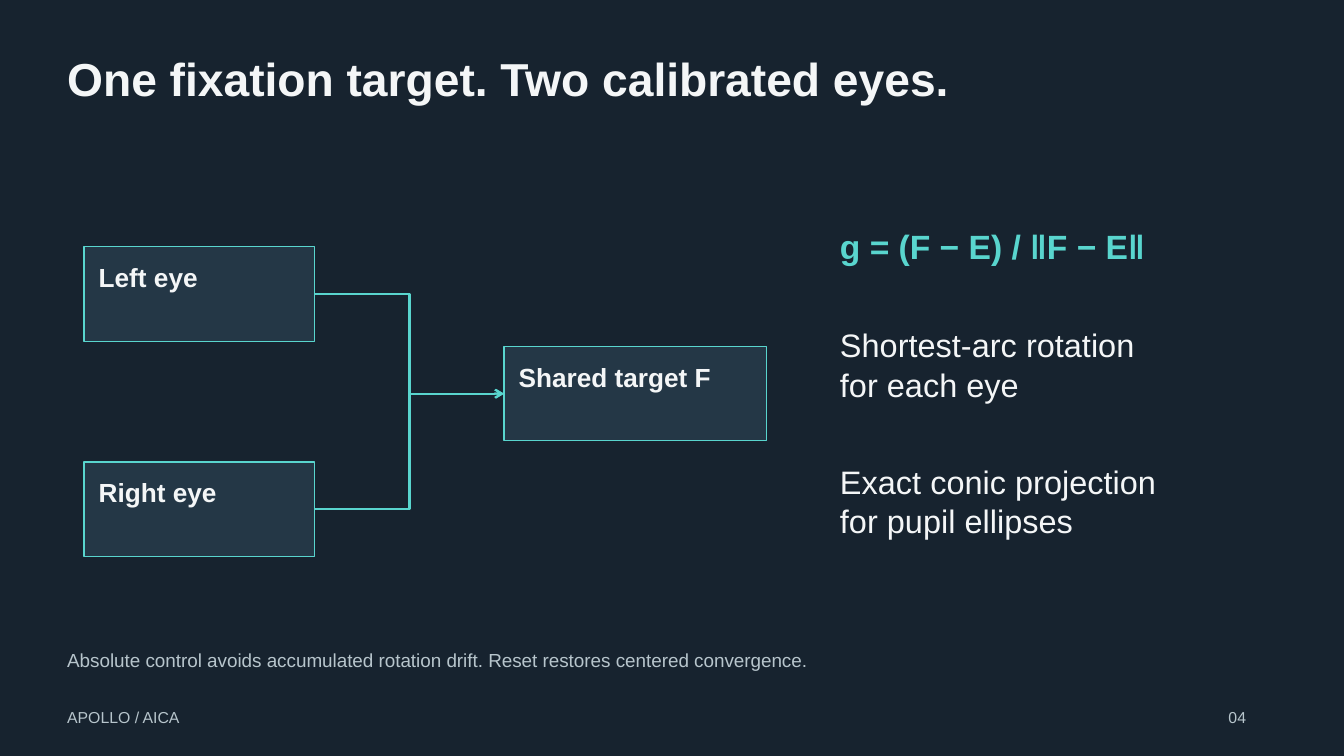
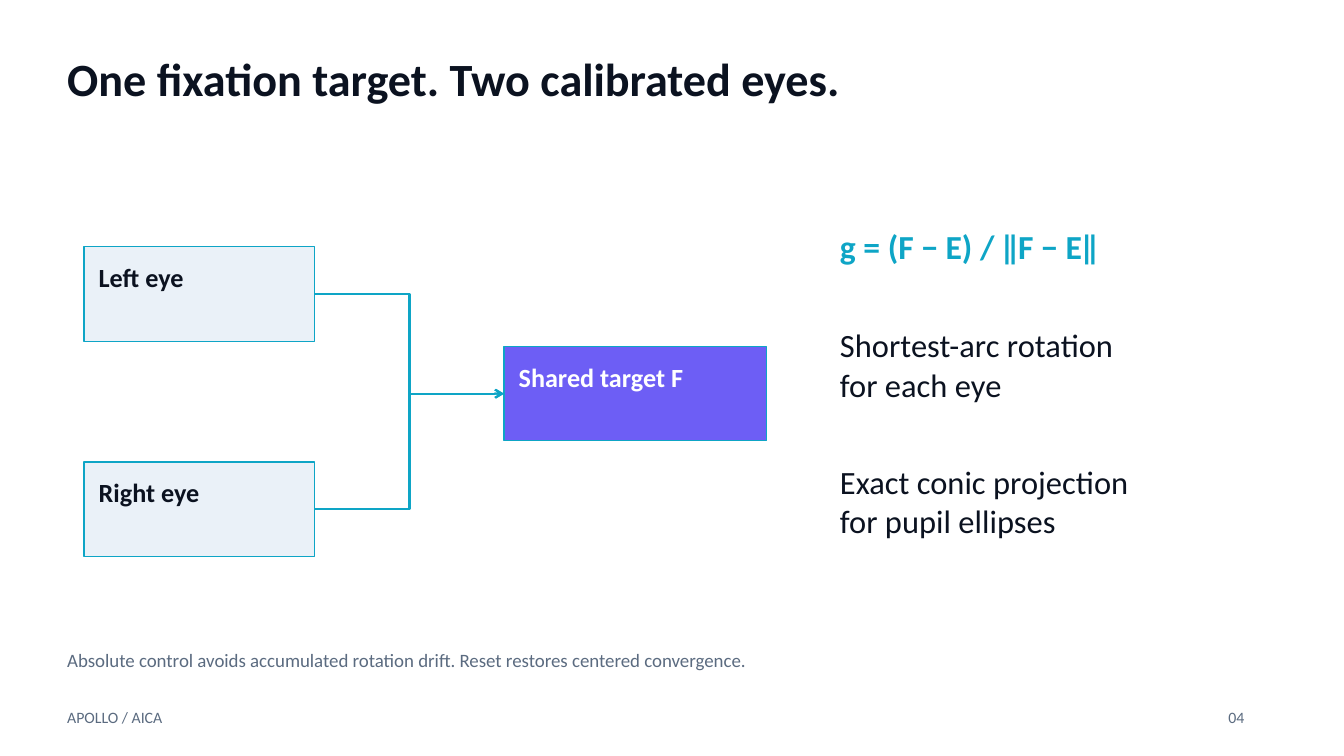
Before and after one commit to Eldo-John-Giby/Apollo, a slide deck: slide 4 of Apollo_SamsungXR_Presentation.pptx. Drawn at 1344x756 pixels with LibreOffice and Linux fonts; fonts in the diff are those of the drawing. Boxes give left, top, right and bottom in pixels: in the first picture for what was removed or moved away, otherwise in the second. Text is boxed around its words. In the diff, an @@ line names an element or a change of style, - is before the commit and + after.

Commit message:
docs: restore original slide theme and render full-head cover GIF

```diff
--- a/Apollo_SamsungXR_Presentation.pptx
+++ b/Apollo_SamsungXR_Presentation.pptx
@@ background #17232F to #FFFFFF @@
@@ text "g = (F − E) ..." at (x1=840, y1=234, x2=1099, y2=265): font Arial to Calibri, text colour #59D5CE to #0EA5C6 @@
@@ rectangle "Left eye" at (x1=84, y1=247, x2=315, y2=342): font Arial to Calibri, text colour #F4F6F7 to #0B1220; fill #243746 to #EAF1F8; outline #59D5CE 0.75 pt to #0EA5C6 0.75 pt @@
@@ elbow arrow (315, 294) - (504, 394): stroke #59D5CE 1.5 pt to #0EA5C6 1.5 pt @@
@@ rectangle "Shared target F" at (x1=504, y1=347, x2=766, y2=442): font Arial to Calibri, text colour #F4F6F7 to #FFFFFF; fill #243746 to #6D5EF5; outline #59D5CE 0.75 pt to #0EA5C6 0.75 pt @@
@@ elbow arrow (315, 509) - (504, 394): stroke #59D5CE 1.5 pt to #0EA5C6 1.5 pt @@
@@ rectangle "Right eye" at (x1=84, y1=462, x2=315, y2=557): font Arial to Calibri, text colour #F4F6F7 to #0B1220; fill #243746 to #EAF1F8; outline #59D5CE 0.75 pt to #0EA5C6 0.75 pt @@
@@ font Arial to Calibri, text colour #F4F6F7 to #0B1220 in 3 elements at (x1=67, y1=63, x2=839, y2=104), (x1=840, y1=334, x2=1113, y2=403), (x1=840, y1=471, x2=1128, y2=539) @@
@@ font Arial to Calibri, text colour #B7C5CC to #5B6B80 in 3 elements at (x1=67, y1=712, x2=163, y2=723), (x1=1228, y1=712, x2=1244, y2=723), (x1=67, y1=654, x2=745, y2=670) @@
```
Also in this commit, not shown: 13 other slides changed.
